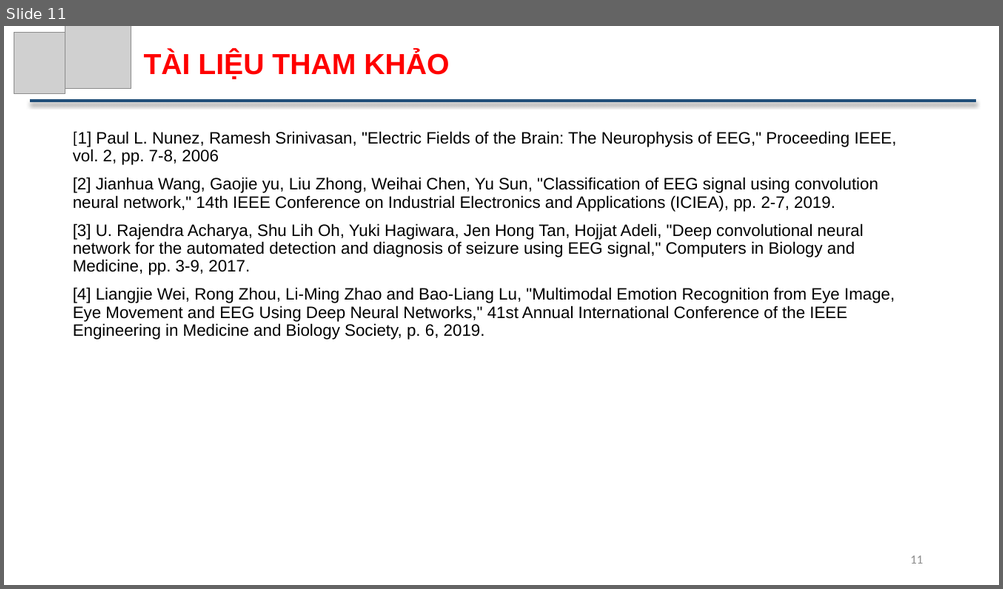
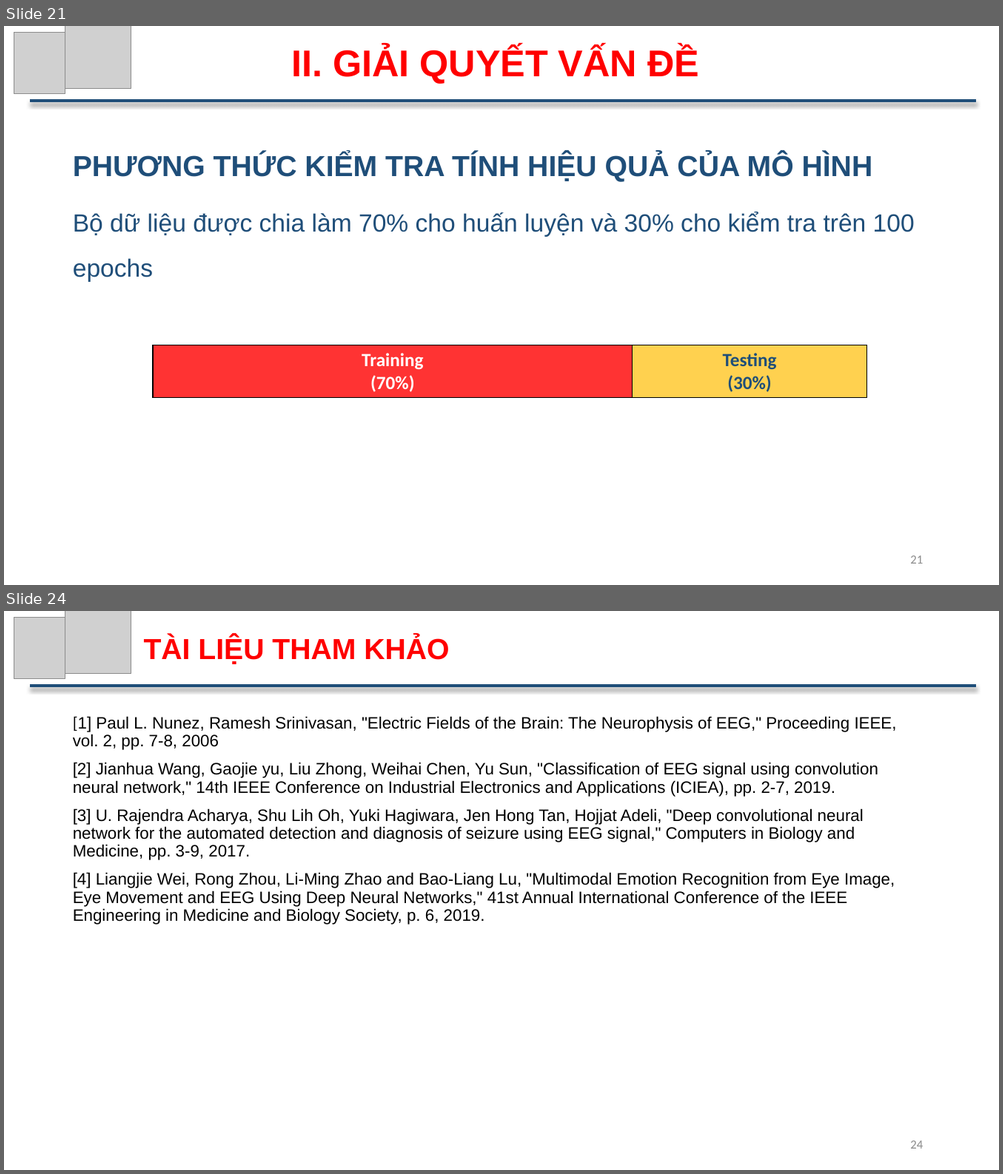
Before and after one commit to ThuTrongNguyen/Thesis, a slide deck: SlideBaoCao.pptx. Shown one above the other, each under a label of ours: slide 11 before the commit, slides 21 and 24 after it; the slides between them are not shown. The pictures are 1003x589 and 1003x1174 pixels, drawn with LibreOffice and Linux fonts; fonts in the diff are those of the drawing; grey boxes stand for pictures. Boxes give left, top, right and bottom in pixels: in the first picture for what was removed or moved away, otherwise in the second. Text is boxed around its words. In the diff, an @@ line names an element or a change of style, - is before the commit and + after.

```diff
--- a/SlideBaoCao.pptx
+++ b/SlideBaoCao.pptx
@@ slide 21 added at [4, 26, 999, 585], background #FFFFFF @@
@@ picture added at [14, 33, 65, 94] @@
@@ picture added at [65, 26, 131, 89] @@
@@ text added at [291, 47, 699, 84], 36 pt, text #FF0000, bold @@
+II. GIẢI QUYẾT VẤN ĐỀ
@@ line added from (30, 101) to (976, 101), #1F4E79 3 pt @@
@@ text added at [73, 153, 914, 282], 24 pt, text #1F4E79 @@
+PHƯƠNG THỨC KIỂM TRA TÍNH HIỆU QUẢ CỦA MÔ HÌNH
+Bộ dữ liệu được chia làm 70% cho huấn luyện và 30% cho kiểm tra trên 100 epochs
@@ table added at [153, 346, 867, 397], 1 rows, 2 columns @@
+Training / (70%) | Testing / (30%)
@@ page number added at [910, 556, 922, 564], 12 pt, text #8C8C8C @@
+21
@@ what was slide 11 is now slide 24 @@
@@ page number at [910, 1141, 922, 1149]: text changed @@
-11
+24
```
Also in this commit, not shown: 5 slides changed, 14 other slides added, 2 slides removed, 6 other files.
